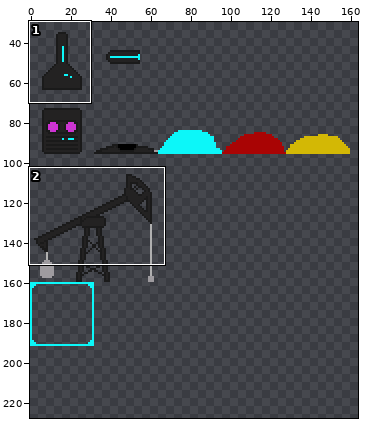
One commit to this pixel-art file: Assets/Assets/Sprites/SpriteSheet.aseprite. The first picture is a wide view before the edit; the outline marks the close-up.
Close-up. First the earlier version:
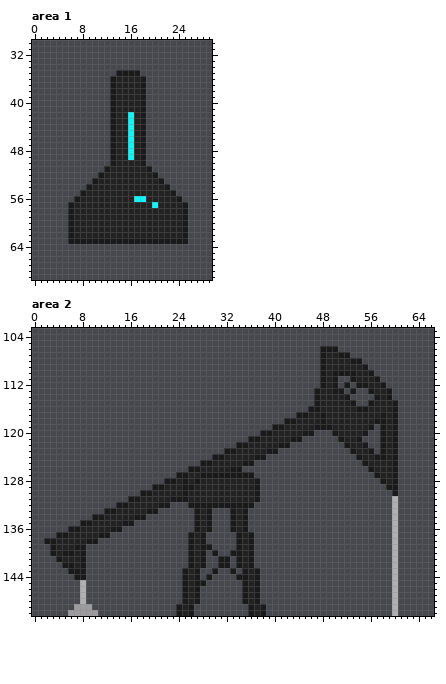
256x256 pixels, 1 frame. Shown: area 1: x 0..29, y 30..69; area 2: x 0..66, y 103..150. The wide view leaves out empty margins. The commit also changed other parts of the picture, which this record leaves out.
After:
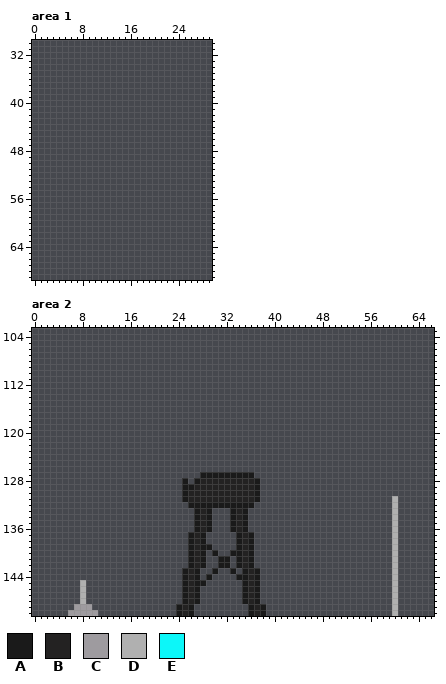
Palette (. is transparent): A #1a1a1a  B #232222  C #9e9b9f  D #b0b0b0  E #0cf7f9
Diff:
layer "skeleton" opacity 0% added
layer "Layer 1" removed
Changed rows in their new state; - is an unchanged pixel.
Area 1, layer "skeleton":
first column x 6:
35 --------....--------
36 -------......-------
37 -------......-------
38 -------......-------
39 -------......-------
40 -------......-------
41 -------......-------
42 -------......-------
43 -------......-------
44 -------......-------
45 -------......-------
46 -------......-------
47 -------......-------
48 -------......-------
49 -------......-------
50 -------......-------
51 ------........------
52 -----..........-----
53 ----............----
54 ---..............---
55 --................--
56 -..................-
57 ....................
58 ....................
59 ....................
60 ....................
61 ....................
62 ....................
63 ....................
Area 2, layer "skeleton":
first column x 2:
106 ----------------------------------------------...----------
107 ----------------------------------------------.....--------
108 ----------------------------------------------.......------
109 ----------------------------------------------........-----
110 ----------------------------------------------.........----
111 ----------------------------------------------...--.....---
112 ----------------------------------------------...-.-.....--
113 ---------------------------------------------.....-.--....-
114 ---------------------------------------------......----...-
115 ---------------------------------------------.......--.....
116 --------------------------------------------...............
117 ------------------------------------------.................
118 ----------------------------------------...................
119 --------------------------------------.................-...
120 ------------------------------------.........---......--...
121 ----------------------------------.........------....---...
122 --------------------------------.........---------....--...
123 ------------------------------.........------------....-...
124 ----------------------------.........---------------.......
125 --------------------------.........------------------......
126 ------------------------.........---------------------.....
127 ----------------------....-----------------------------....
128 --------------------...-.-------------------------------...
129 ------------------.....----------------------------------..
130 ----------------.......-----------------------------------.
131 --------------.........------------------------------------
132 ------------.........--------------------------------------
133 ----------.........----------------------------------------
134 --------.........------------------------------------------
135 ------.........--------------------------------------------
136 ----.........----------------------------------------------
137 --.........------------------------------------------------
138 .........--------------------------------------------------
139 -......----------------------------------------------------
140 -......----------------------------------------------------
141 --.....----------------------------------------------------
142 ---....----------------------------------------------------
143 ----...----------------------------------------------------
144 -----..----------------------------------------------------
Boxes around the changes in both close-ups, in picture pixels (x1, y1, x2, y2):
erased: (68, 70, 188, 244)
erased: (44, 346, 398, 580)
